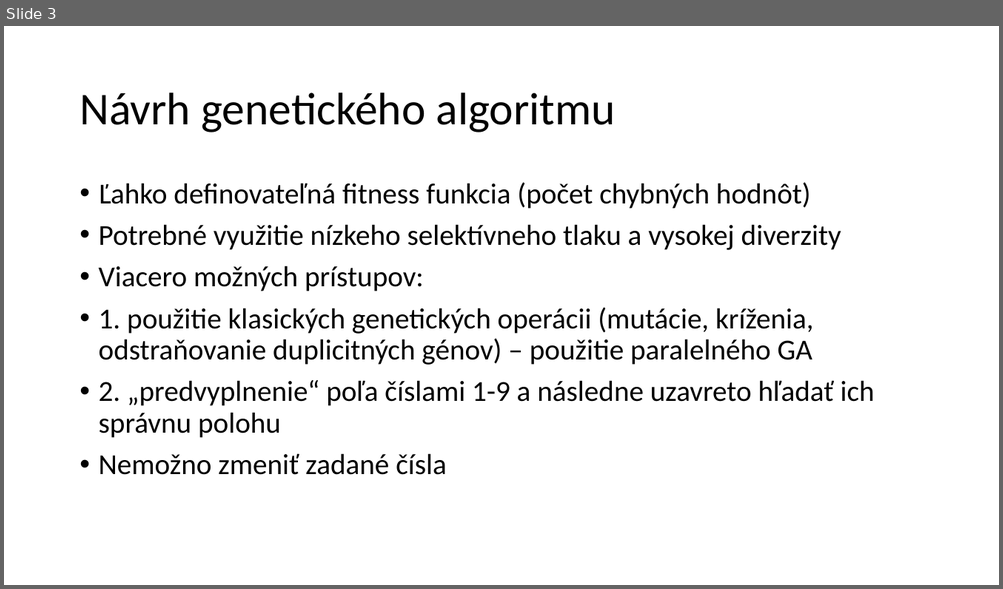
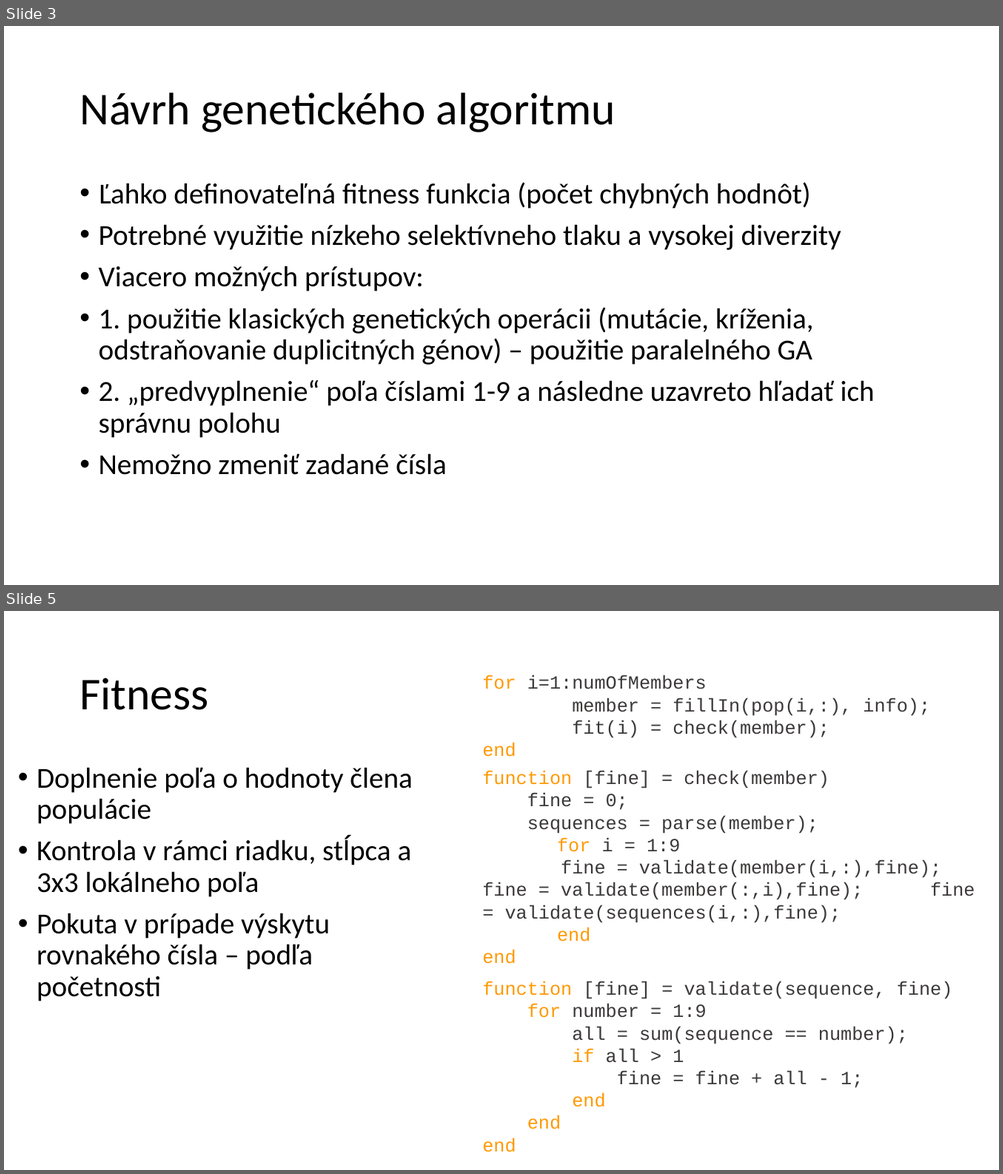
Before and after one commit to macricek/SudokuGA, a slide deck: sudoku.pptx. Shown one above the other, each under a label of ours: slide 3 before the commit, slides 3 and 5 after it; the slides between them are not shown. The pictures are 1003x589 and 1003x1174 pixels, drawn with LibreOffice and Linux fonts; fonts in the diff are those of the drawing. Boxes give left, top, right and bottom in pixels: in the first picture for what was removed or moved away, otherwise in the second. Text is boxed around its words. In the diff, an @@ line names an element or a change of style, - is before the commit and + after.

```diff
--- a/sudoku.pptx
+++ b/sudoku.pptx
@@ slide 5 added at (4, 611, 999, 1170), background #FFFFFF @@
@@ text added at (482, 675, 930, 757), 18 pt, text #3B3838 @@
+for i=1:numOfMembers
+member = fillIn(pop(i,:), info);
+fit(i) = check(member);
+end
@@ title added at (79, 678, 208, 710), 44 pt, text #000000 @@
+Fitness
@@ text added at (37, 767, 412, 1002), 28 pt, text #000000 @@
+• Doplnenie poľa o hodnoty člena populácie
+• Kontrola v rámci riadku, stĺpca a 3x3 lokálneho poľa
+• Pokuta v prípade výskytu rovnakého čísla – podľa početnosti
@@ text added at (482, 771, 974, 964), 18 pt, text #3B3838 @@
+function [fine] = check(member)
+fine = 0;
+sequences = parse(member);
+for i = 1:9
+fine = validate(member(i,:),fine); fine = validate(member(:,i),fine); fine = validate(sequences(i,:),fine);
+end
+end
@@ text added at (482, 982, 953, 1153), 18 pt, text #3B3838 @@
+function [fine] = validate(sequence, fine)
+for number = 1:9
+all = sum(sequence == number);
+if all > 1
+fine = fine + all - 1;
+end
+end
+end
```
Also in this commit, not shown: 1 slide changed, 7 other slides added, 1 other file.
